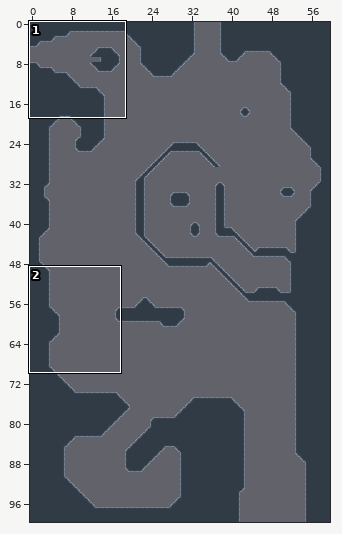
An edit to a level. Tiled map (JSON), assets/map/section01.json. Above, an overview of the earlier version with the close-up marked.
Close-up. Before the edit:
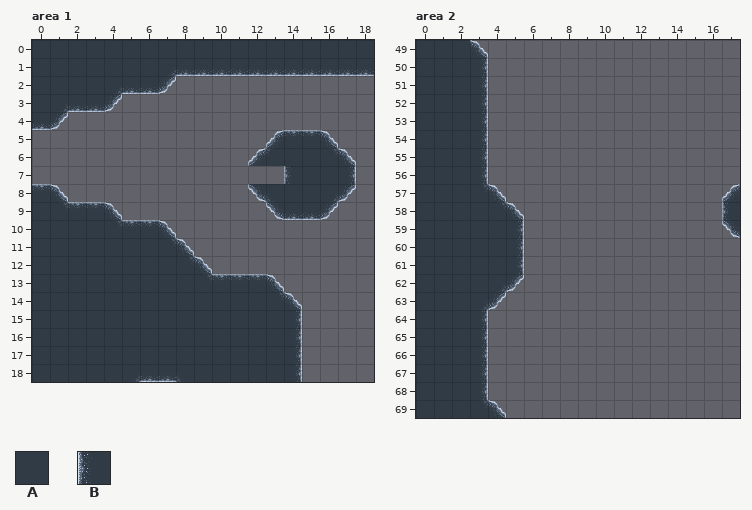
Cells are 32x32 px. Shown: area 1 x 0..18, y 0..18; area 2 x 0..17, y 49..69. The commit also changed other parts of the map, which this record leaves out.
Key: from "slopes": A 21, B 28.
_ is an empty cell, # one hidden under a higher layer.
Layers that did not change in this view are not listed.
Layer "background" before, area 1, first column x 0:
 0 AAAAAAAAAAAAAAAAAAA
 1 AAAAAAA____________
 2 AAAA_______________
 3 A__________________
 4 ___________________
 5 ___________________
 6 ___________________
 7 ___________________
 8 ___________________
 9 A__________________
10 AAAA_______________
11 AAAAAAA____________
12 AAAAAAAA___________
13 AAAAAAAAA__________
14 AAAAAAAAAAAAA______
15 AAAAAAAAAAAAAA_____
16 AAAAAAAAAAAAAA_____
17 AAAAAAAAAAAAAA_____
18 AAAAA____AAAAA_____
Layer "background" before, area 2, first column x 0:
49 AAA_______________
50 AAA_______________
51 AAA_______________
52 AAA#______________
53 AAA#______________
54 AAA#______________
55 AAA#______________
56 AAA#______________
57 AAA_______________
58 AAAA#_____________
59 AAAAA_____________
60 AAAAA_____________
61 AAAAA_____________
62 AAAA#_____________
63 AAA_______________
64 AAA_______________
65 AAA_______________
66 AAA_______________
67 AAA_______________
68 AAA_______________
69 AAA_______________
And afterwards:
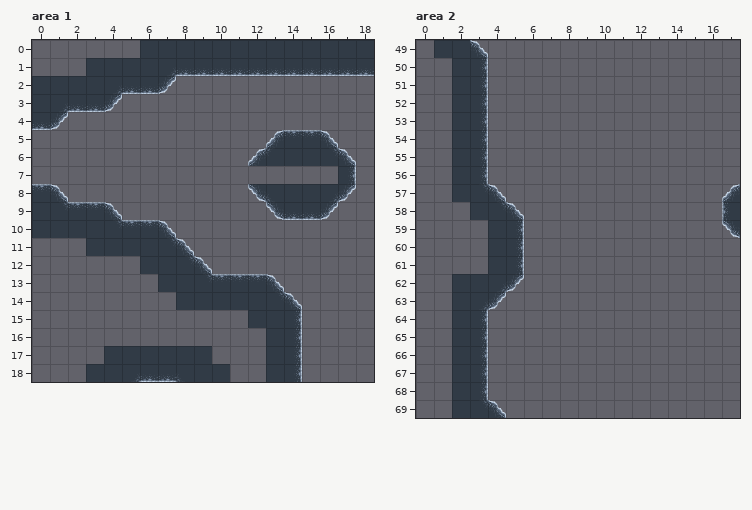
Change:
Layer "background" (now hidden), area 1:
y 0: x 0..5 AAAAAA -> ______
y 1: x 0..2 AAA -> ___
y 11: x 0..2 AAA -> ___
y 12: x 0..5 AAAAAA -> ______
y 13: x 0..6 AAAAAAA -> _______
y 14: x 0..7 AAAAAAAA -> ________
y 15: x 0..11 AAAAAAAAAAAA -> ____________
y 16: x 0..12 AAAAAAAAAAAAA -> _____________
y 17: x 0..3 AAAA -> ____; x 10..12 AAA -> ___
y 18: x 0..2 AAA -> ___; x 11..12 AA -> __
Layer "foreground" (now hidden), area 1:
y 7: x 14..16 BAA -> ___
Layer "background" (now hidden), area 2:
y 49: x 0 A -> _
y 50..57: x 0..1 AA -> __
y 58: x 0..2 AAA -> ___
y 59..61: x 0..3 AAAA -> ____
y 62..69: x 0..1 AA -> __
Boxes around the changes in both close-ups, in picture pixels (x1, y1, x2, y2):
removed: (32, 40, 140, 76)
removed: (284, 166, 338, 184)
removed: (32, 238, 266, 382)
removed: (416, 40, 488, 418)
